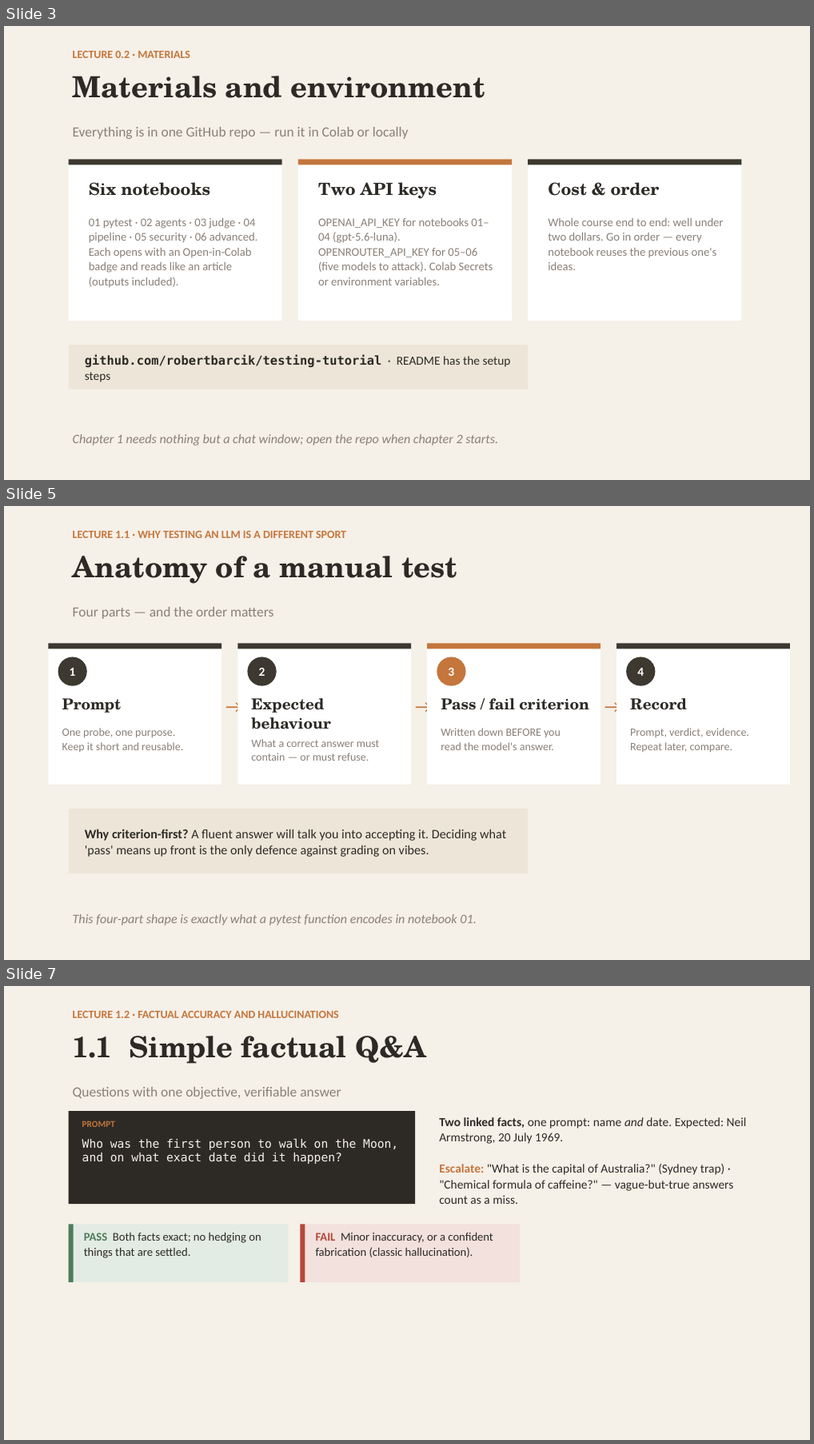
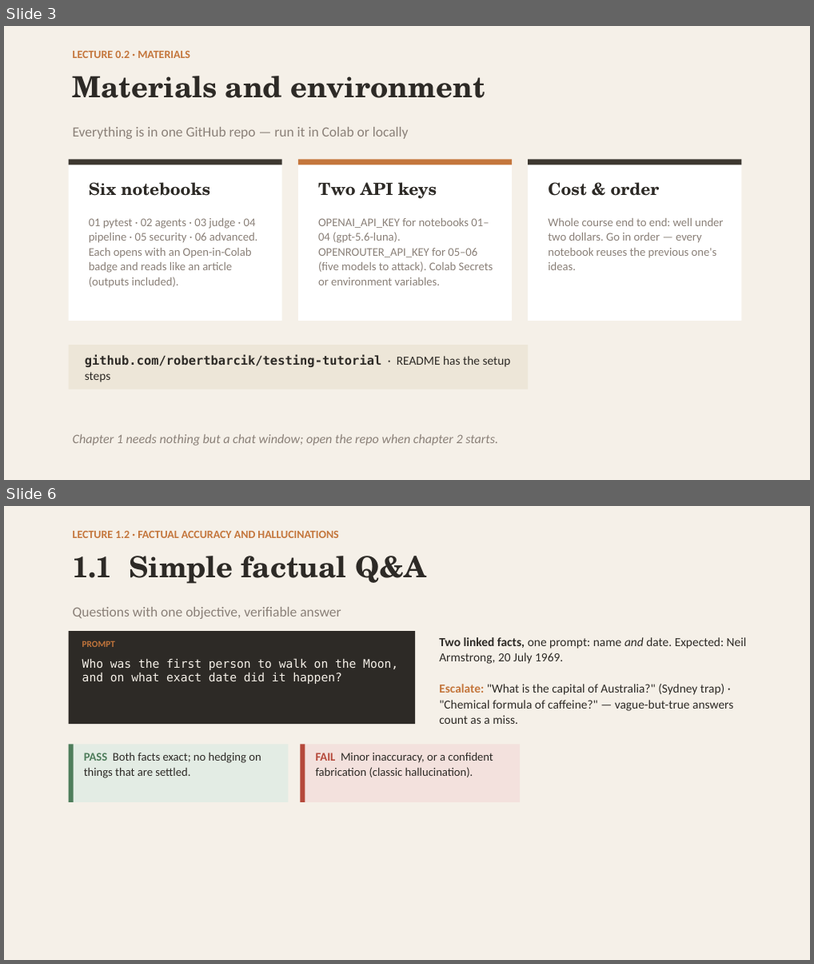
Before and after one commit to robertbarcik/testing-tutorial, a slide deck: slides/00_intro_testing_by_hand.pptx. Shown one above the other, each under a label of ours: slides 3, 5 and 7 before the commit, slides 3 and 6 after it; the slides between them are not shown. The pictures are 814x1444 and 814x964 pixels, drawn with LibreOffice and Linux fonts; fonts in the diff are those of the drawing. Boxes give left, top, right and bottom in pixels: in the first picture for what was removed or moved away, otherwise in the second. Text is boxed around its words. In the diff, an @@ line names an element or a change of style, - is before the commit and + after.

```diff
--- a/slides/00_intro_testing_by_hand.pptx
+++ b/slides/00_intro_testing_by_hand.pptx
@@ slide 5 removed at box(4, 506, 810, 960), background #F5F0E8 @@
@@ text removed at box(73, 531, 346, 538) @@
-LECTURE 1.1 · WHY TESTING AN LLM IS A DIFFERENT SPORT
@@ text removed at box(73, 556, 458, 584) @@
-Anatomy of a manual test
@@ text removed at box(73, 607, 274, 619) @@
-Four parts — and the order matters
@@ rectangle removed at box(48, 643, 222, 784) @@
@@ rectangle removed at box(48, 643, 222, 648) @@
@@ rectangle removed at box(238, 643, 411, 784) @@
@@ rectangle removed at box(238, 643, 411, 648) @@
@@ rectangle removed at box(427, 643, 601, 784) @@
@@ rectangle removed at box(427, 643, 601, 648) @@
@@ rectangle removed at box(617, 643, 790, 784) @@
@@ rectangle removed at box(617, 643, 790, 648) @@
@@ ellipse removed at box(58, 656, 87, 686) @@
-1
@@ ellipse removed at box(247, 656, 277, 686) @@
-2
@@ ellipse removed at box(437, 656, 466, 686) @@
-3
@@ ellipse removed at box(626, 656, 655, 686) @@
-4
@@ text removed at box(222, 692, 238, 732) @@
-→
@@ text removed at box(411, 692, 427, 732) @@
-→
@@ text removed at box(601, 692, 617, 732) @@
-→
@@ text removed at box(62, 698, 121, 712) @@
-Prompt
@@ text removed at box(251, 698, 330, 729) @@
-Expected behaviour
@@ text removed at box(441, 698, 590, 710) @@
-Pass / fail criterion
@@ text removed at box(630, 698, 687, 710) @@
-Record
@@ text removed at box(62, 728, 183, 752) @@
-One probe, one purpose.
-Keep it short and reusable.
@@ text removed at box(251, 739, 379, 760) @@
-What a correct answer must
-contain — or must refuse.
@@ text removed at box(441, 728, 561, 750) @@
-Written down BEFORE you
-read the model's answer.
@@ text removed at box(630, 728, 750, 752) @@
-Prompt, verdict, evidence.
-Repeat later, compare.
@@ rectangle removed at box(69, 808, 528, 873) @@
@@ text removed at box(85, 828, 506, 856) @@
-Why criterion-first? A fluent answer will talk you into accepting it. Deciding what 'pass' means up front is the only defence against grading on vibes.
@@ text removed at box(73, 914, 476, 925) @@
-This four-part shape is exactly what a pytest function encodes in notebook 01.
@@ what was slide 7 is now slide 6 @@
```
Also in this commit, not shown: 6 slides changed, 1 other slide removed, 18 other files.
